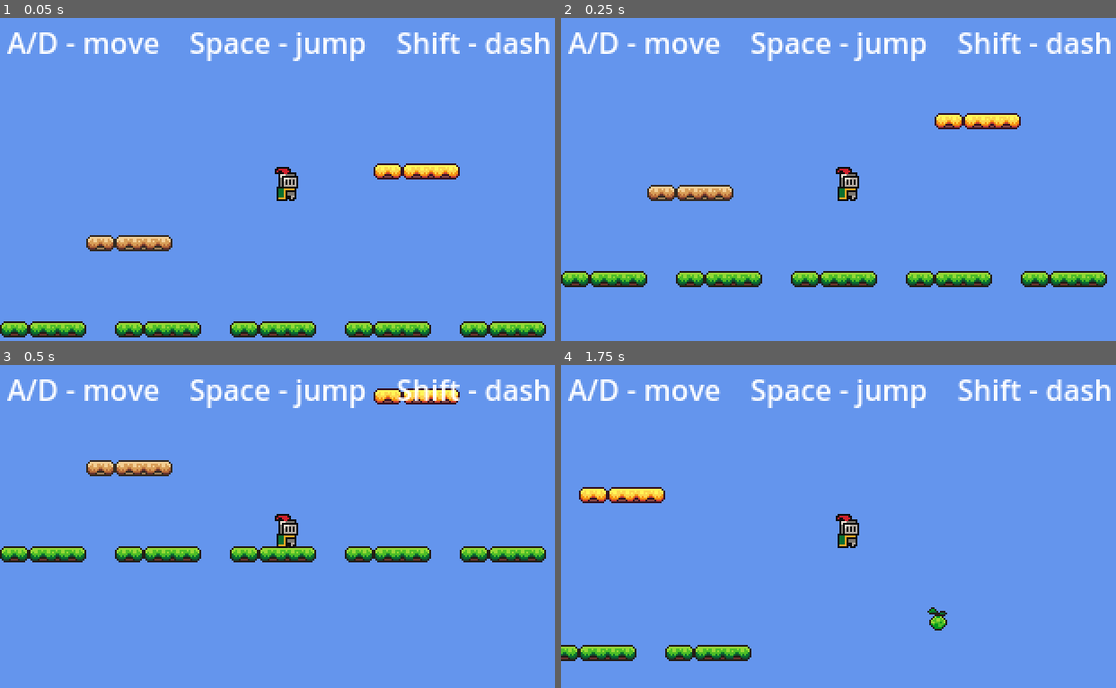
Above: before the commit, frames 1-4 (two rows, left to right).
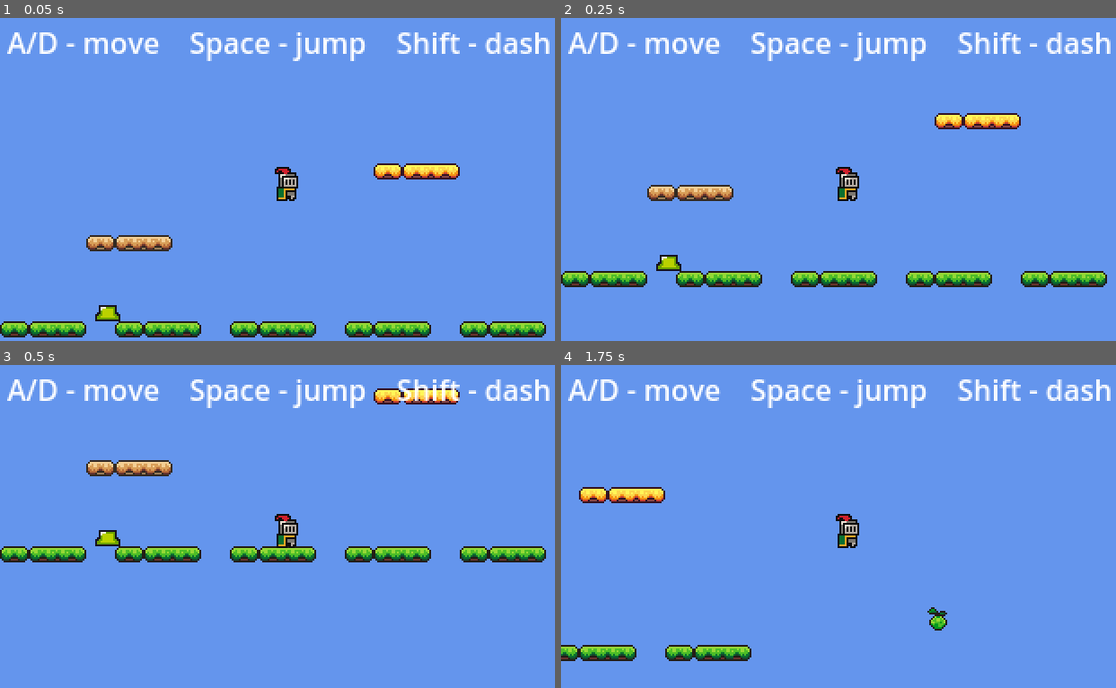
Above: after the commit, the same moments.

Repository: SolutionsByCarson/ScratchPad
Game: Godot game, scene res://scenes/main.tscn
The game is run twice, just before and just after one commit, with the same random seed, the same clock (stepped at 60 frames per second) and the same inputs.
Inputs:
- Up to frame 1 (0.05 s): no input
- Up to frame 2 (0.25 s): no input
- Up to frame 3 (0.5 s): no input
- Up to frame 4 (1.75 s): hold D (move_right) from 0.53 s (still down); tap Shift (dash) at 0.6 s; tap Space (jump) at 0.77, 1.52 s; tap J (shoot) at 1.35 s

The runs differ from the first frame. In frame 1, 0.2% of the frame differs, in the area x 17-22%, y 88-94%; in frame 2, 0.2%; in frame 3, 0.2%; in frame 4, nothing differs.

Commit message:
Add stationary slime enemy
scenes/slime.tscn is an Area2D-rooted enemy in the "enemy" group.
Visual is slime_green.png frame 0 (24x24), collision is a 16x14 rect
offset down 4px to match the slime body. On body_entered with the
player it plays the hurt SFX with a 0.6s cooldown to prevent spam.
The fruit projectile already destroys "enemy" Area2Ds with explosion
SFX, so shooting it works without further wiring.

One slime instance placed at (60, 148) on the floor in main.tscn for
collision testing.

Co-Authored-By: Claude Opus 4.7 (1M context) <noreply@anthropic.com>

Diff:
--- a/scenes/main.tscn
+++ b/scenes/main.tscn
@@ -1,7 +1,8 @@
-[gd_scene load_steps=5 format=3]
+[gd_scene load_steps=6 format=3]
 
 [ext_resource type="PackedScene" path="res://scenes/player.tscn" id="1_player"]
 [ext_resource type="Texture2D" path="res://assets/sprites/platforms.png" id="2_platforms"]
+[ext_resource type="PackedScene" path="res://scenes/slime.tscn" id="3_slime"]
 
 [sub_resource type="RectangleShape2D" id="RectangleShape2D_floor"]
 size = Vector2(320, 16)
@@ -73,6 +74,9 @@
 [node name="Player" parent="." instance=ExtResource("1_player")]
 position = Vector2(160, 80)
 
+[node name="Slime" parent="." instance=ExtResource("3_slime")]
+position = Vector2(60, 148)
+
 [node name="HUD" type="CanvasLayer" parent="."]
 
 [node name="Controls" type="Label" parent="HUD"]
--- /dev/null
+++ b/scenes/slime.tscn
@@ -0,0 +1,19 @@
+[gd_scene load_steps=4 format=3]
+
+[ext_resource type="Script" path="res://scripts/slime.gd" id="1_slime"]
+[ext_resource type="Texture2D" path="res://assets/sprites/slime_green.png" id="2_slime_tex"]
+
+[sub_resource type="RectangleShape2D" id="RectangleShape2D_slime"]
+size = Vector2(16, 14)
+
+[node name="Slime" type="Area2D"]
+script = ExtResource("1_slime")
+
+[node name="Sprite2D" type="Sprite2D" parent="."]
+texture = ExtResource("2_slime_tex")
+region_enabled = true
+region_rect = Rect2(0, 0, 24, 24)
+
+[node name="CollisionShape2D" type="CollisionShape2D" parent="."]
+position = Vector2(0, 4)
+shape = SubResource("RectangleShape2D_slime")
--- /dev/null
+++ b/scripts/slime.gd
@@ -0,0 +1,20 @@
+extends Area2D
+
+const HURT_COOLDOWN := 0.6
+
+var _hurt_cooldown_left := 0.0
+
+
+func _ready() -> void:
+	add_to_group("enemy")
+	body_entered.connect(_on_body_entered)
+
+
+func _process(delta: float) -> void:
+	_hurt_cooldown_left = max(0.0, _hurt_cooldown_left - delta)
+
+
+func _on_body_entered(body: Node) -> void:
+	if body.is_in_group("player") and _hurt_cooldown_left <= 0.0:
+		_hurt_cooldown_left = HURT_COOLDOWN
+		Audio.play_sfx("hurt")
